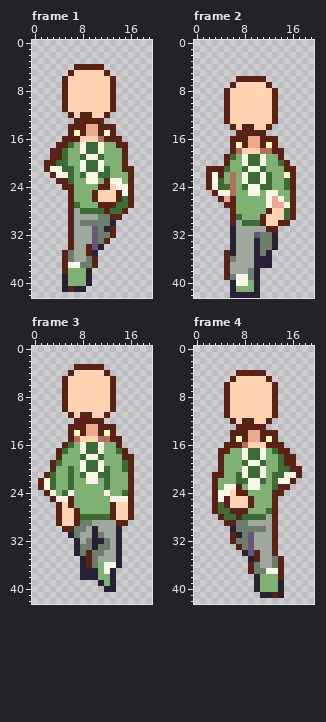
Pixel-art file, stored at michael_down_run_strip6.ase. That is the earlier state.
20x43 pixels, 6 frames. Shown: frame 1, frame 2, frame 3, frame 4. The commit also changed other frames, which this record leaves out.
After the commit:
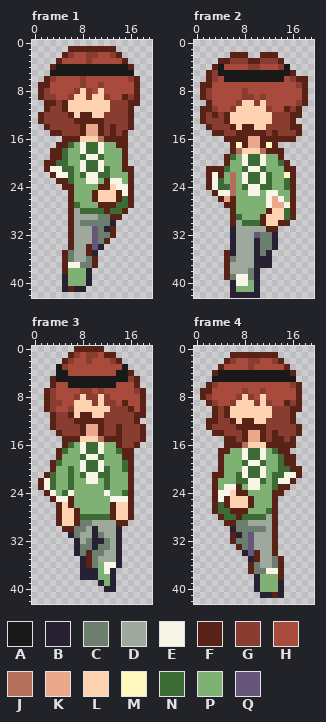
Palette (. is transparent): A #191919  B #272133  C #6c7f6f  D #9ea89d  E #f8f6e7  F #592216  G #893c30  H #a84a3c  J #b26f59  K #eaa88c  L #ffd2b2  M #fff8bf  N #3c6b35  P #7fb174  Q #68557a
Diff:
layer "forest hair" now shown
layer "Layer 3" now shown
Changed rows in their new state; - is an unchanged pixel.
Frame 1, layers "Layer 3", "forest hair":
first column x 1:
 1 -----FFFFFFFF----
 2 ----FGHHGGHHGF---
 3 ---FHHHHGHHHHHF--
 4 --FAAAAAAAAAAAAF-
 5 --AAAAAAAAAAAAAA-
 6 -FGHHHHGHHHHHHHGF
 7 FFHHHHHGHHGHHHHHF
 8 FGHHHHG-GH-HHHHHF
 9 FGGHHG--G--GHHFGF
10 -FFG--------GGGFF
11 -FGG--------GGGF-
12 FGGGG------GGGGF-
13 FGGGGG-----GGGGF-
14 -FGGGGG----G-GGF-
15 --FFGGG----G-GF--
16 --------------F--
Frame 2, layers "Layer 3", "forest hair":
first column x 1:
 2 -----FFF--FFF-----
 3 ---FFGGGFFGGGF----
 4 --FAHHHHGGHHHGA---
 5 -FGAAAAAAAAAAAAF--
 6 -FGHAAAAAAAAAAHGFF
 7 FFHHHHHHHHHHHHHHGF
 8 FGHHHHHGHHHHHHHHHF
 9 FGHHHHHGGHGHHHHHHF
10 -FHHHHG--G-HHHHHGF
11 FFGHHG-----GHHFGF-
12 FGFG--------GGGFF-
13 FGGG--------GGGF--
14 -FGGG------GGGGFF-
15 --FFGG-----GFGGGF-
16 ----F--------FFF--
18 -----------F------
Frame 3, layers "Layer 3", "forest hair":
first column x 2:
 0 -----FFFFF-------
 1 ----FGHGGHFF-----
 2 ---FGHHGHHHGF----
 3 --AGHHHHHHHHHA---
 4 --AAHHHHHHHHAAF--
 5 -FAAAAAAAAAAAAGF-
 6 -FHHAAAAAAAAHHHF-
 7 FGHHHHGGHGHHHHHGF
 8 FGHHHG-GG-GHHHHHF
 9 FGGHH---G-GGHFHHF
10 FGHHG------GGGFHF
11 -FGG------GGGGGFF
12 -FGGG-----GGGGGF-
13 -FGGGG----GGFGGGF
14 --FGGG----GGFGGGF
15 ---F-F----F--GGGF
16 -------------GGF-
17 --------------F--
Frame 4, layers "Layer 3", "forest hair":
first column x 1:
 1 -----FFFFFFFF----
 2 ----FGHHGGHHGF---
 3 ---FHHHHGHHHHHF--
 4 --FAAAAAAAAAAAAF-
 5 --AAAAAAAAAAAAAA-
 6 -FGHHHHHHHHHHHHGF
 7 FFHHHHHGHHGHHHHHF
 8 FGHHHHG-GH-HHHHHF
 9 -FGHHG---G-GHHFGF
10 --FG--------GGGFF
11 --FG--------GGGF-
12 -FFGG------GGGGF-
13 -FGGGG-----GGGGGF
14 --FFGGG----G-GGGF
15 ----F-G----G-FGF-
16 --------------FF-
Changed places in both pictures, as pixel boxes (x1, y1, x2, y2):
changed: (38, 46, 140, 142)
changed: (200, 52, 308, 154)
changed: (44, 346, 146, 454)
changed: (200, 352, 302, 448)
